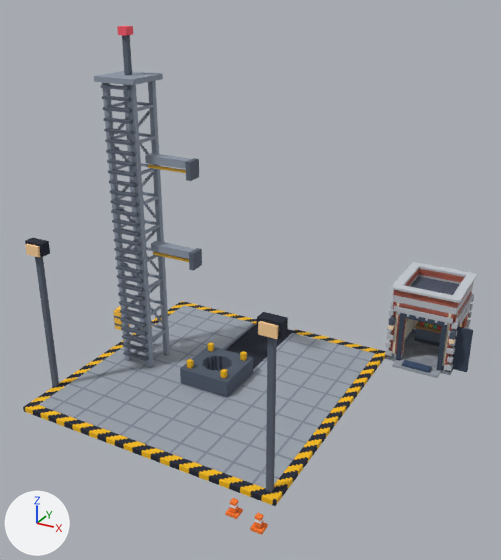
A saved change to the glTF model assets/campus/pad/pad_e2_l1.glb.
One viewpoint serves both versions: a 50 mm camera at (13.2, -21.2, 15.6) aimed at (1.5, 0.1, 4.9). The axes (+X, +Y, +Z) are drawn at lower left. The lights are the same throughout. The picture after the commit comes second. Vertices at exactly the same position are counted once.

The older version as bpy lines, for what is in view:
```python
me_base = bpy.data.meshes.new('Base')
me_base.from_pydata(...)  # 7614 vertices, 11336 faces; spans x -6.9..9.0, y -6.8..8.4, z 0.0..13.9
me_base.materials.append(mat_campus_voxel)
me_cutpz = bpy.data.meshes.new('CutPZ')
me_cutpz.from_pydata(...)  # 587 vertices, 912 faces; spans x 5.5..9.0, y 5.0..5.8, z 0.0..1.8
me_cutpz.materials.append(mat_campus_voxel)
me_cutroof = bpy.data.meshes.new('CutRoof')
me_cutroof.from_pydata(...)  # 578 vertices, 714 faces; spans x 5.5..8.4, y 5.2..8.4, z 0.0..0.7
me_cutroof.materials.append(mat_campus_voxel)
ob_base = bpy.data.objects.new('Base', me_base)
ob_base.location = (0.0, 0.0, 0.0)
ob_cutpz = bpy.data.objects.new('CutPZ', me_cutpz)
ob_cutpz.location = (0.0, 0.0, 1.0)
ob_cutroof = bpy.data.objects.new('CutRoof', me_cutroof)
ob_cutroof.location = (0.0, 0.0, 2.8)
```
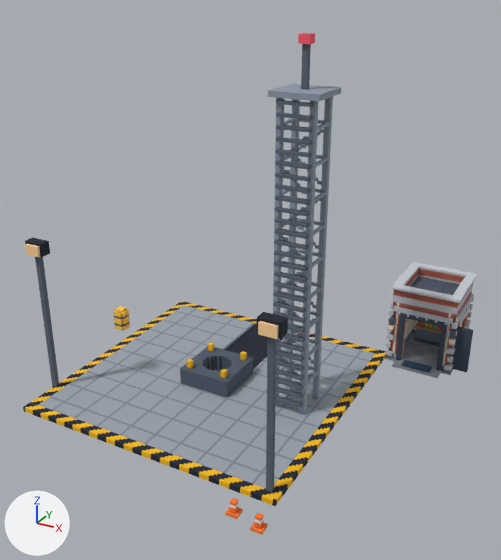
Pixel boxes [x1, y1, x2, y2] of what changed, in the pictures (501 x 560 px):
'Base', reshaped: before [23, 26, 470, 535]; after [23, 33, 470, 535]
part 1 of me_base, deleted: before [145, 153, 199, 181]
part 2 of me_base, deleted: before [151, 241, 202, 270]
part 3 of me_base, added: after [253, 33, 341, 421]
part 4 of me_base, deleted: before [52, 26, 196, 410]

The change in detail:
me_base is used by ob_base; location (0.0, 0.0, 0.0).
me_base had 7614 vertices, 11336 faces and spanned x -6.9..9.0, y -6.8..8.4, z 0.0..13.9.
me_base now has 7498 vertices, 11160 faces and spans x -6.9..9.0, y -6.8..8.4, z 0.0..13.9.
me_base part 1: the loose piece of 60 vertices spanning x -2.9..-0.8, y -0.3..0.3, z 8.6..9.3 is deleted.
me_base part 2: the loose piece of 60 vertices spanning x -2.9..-0.8, y -0.3..0.3, z 5.0..5.7 is deleted.
me_base part 3: 4095 vertices added at x 2.7..4.5, y -1.1..1.0, z 0.2..13.9.
me_base part 4: 4091 vertices removed from x -4.5..-2.7, y -1.1..1.0, z 0.2..13.9.
